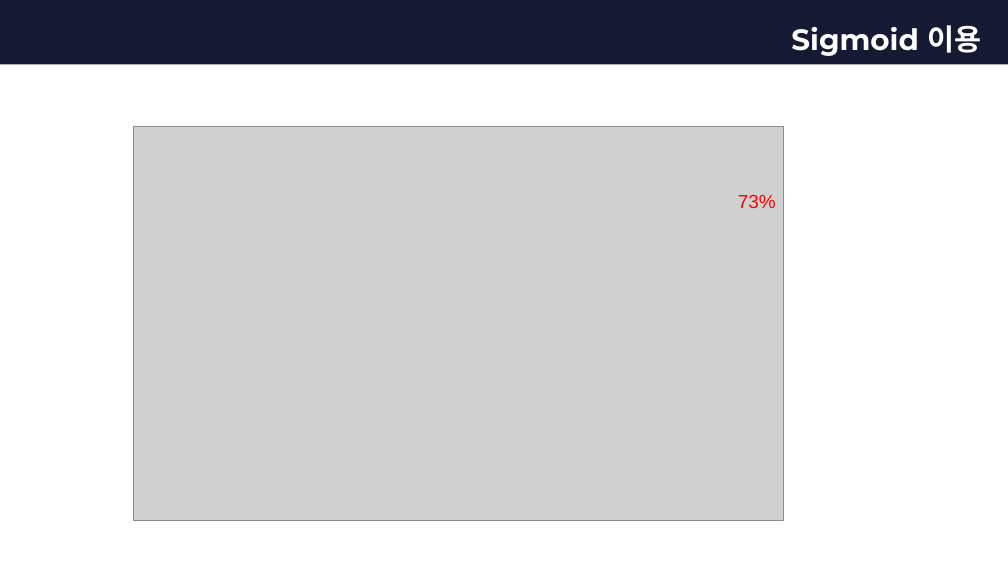
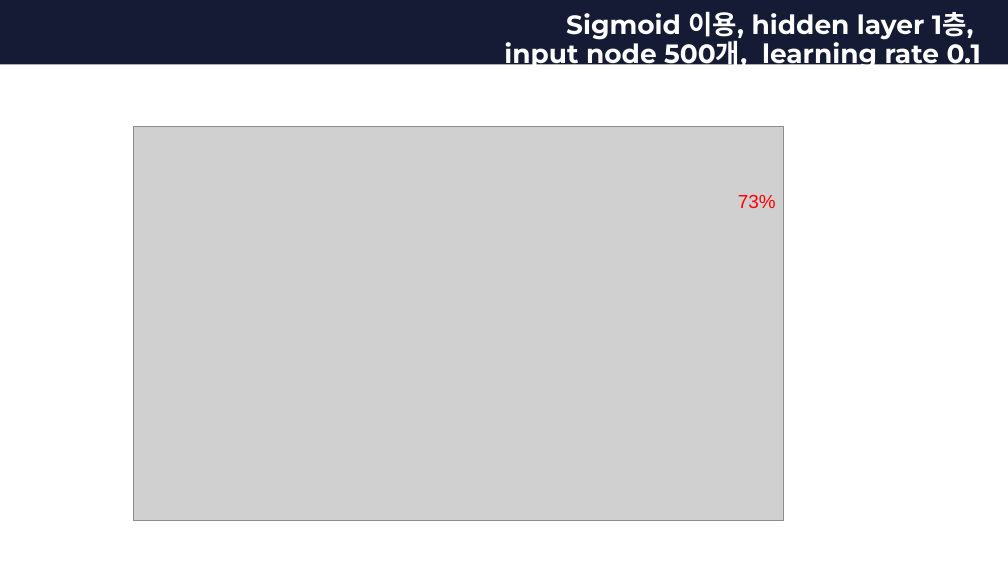
Before and after one commit to devGW/MNIST, a slide deck: slide 6 of ppt/인공지능 MNIST 발표(정건우).pptx. Drawn at 1008x567 pixels with LibreOffice and Linux fonts; fonts in the diff are those of the drawing; grey boxes stand for pictures; background and template pictures are left out; a plain dark background stands for a picture behind light text. Boxes give left, top, right and bottom in pixels: in the first picture for what was removed or moved away, otherwise in the second. Text is boxed around its words. In the diff, an @@ line names an element or a change of style, - is before the commit and + after.

```diff
--- a/ppt/인공지능 MNIST 발표(정건우).pptx
+++ b/ppt/인공지능 MNIST 발표(정건우).pptx
@@ title at [504,11,981,69]: text changed; size 28 to 25.2 pt @@
-Sigmoid 이용
+Sigmoid 이용, hidden layer 1층,
+input node 500개, learning rate 0.1
```
Also in this commit, not shown: 3 other slides changed.
